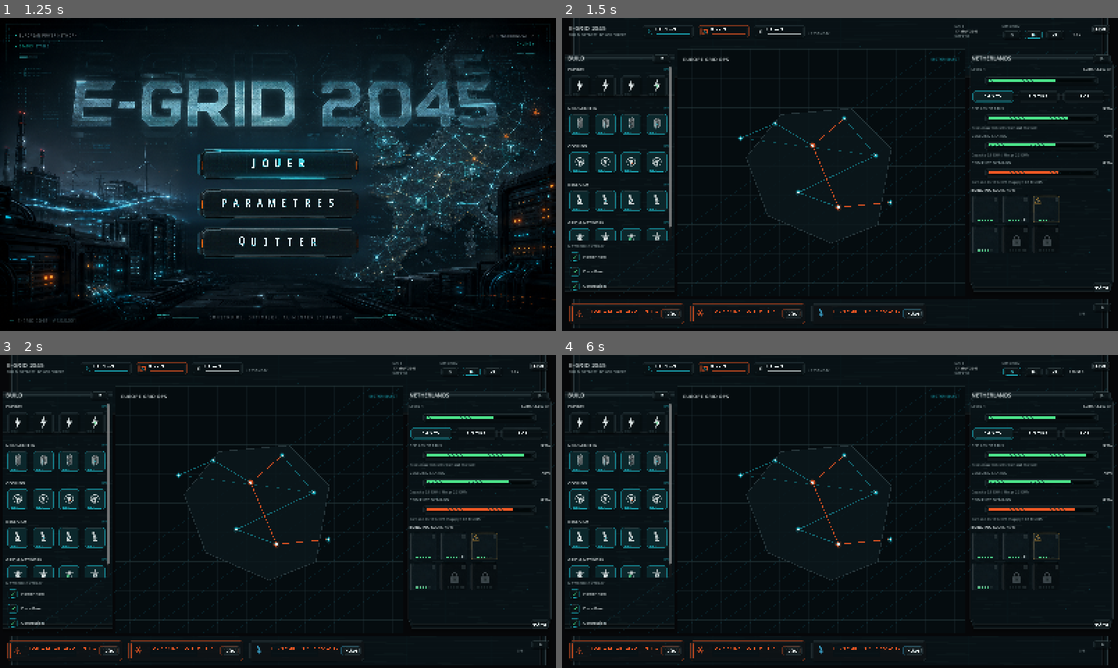
Above: before the commit, frames 1-4 (two rows, left to right).
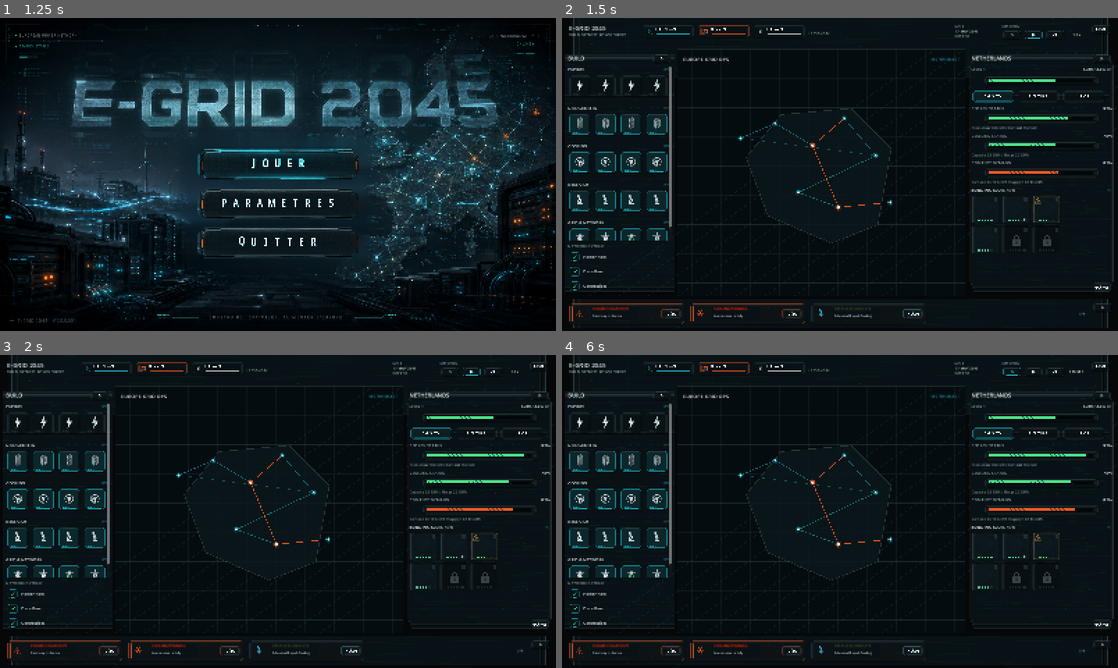
Above: after the commit, the same moments.

Repository: Exifs/Hackaton-Engie-E-Grid-2045
Game: Godot game, scene res://scenes/main_menu.tscn
Two runs of this game, one before a commit and one after it. Both use one fixed random seed, a clock stepped at 60 frames per second and the inputs below.
Inputs (mouse positions are in pixels of both pictures, inside the frame that each line leads up to):
- Up to frame 1 (1.25 s): tap Enter (menu_accept) at 0.5 s; move the mouse to (400, 158) at 0.52 s; hold Right (ui_right) from 0.53 s (still down); tap 2 (game_speed_fast) at 0.6 s; click (400, 158) at 0.67 s
- Up to frame 2 (1.5 s): release Right (ui_right) at 1.25 s; click (840, 165) at 1.25 s
- Up to frame 3 (2 s): no input
- Up to frame 4 (6 s): click (1034, 370) at 2 s; click (1034, 370) at 2.75 s; click (667, 367) at 3.5 s; click (723, 367) at 4.25 s; click (778, 367) at 5 s; click (1012, 370) at 5.75 s

Frame 1 is identical in both runs. In frame 2, 0.3% of the frame differs, in the area x 5-96%, y 3-96%; in frame 3, 0.3%; in frame 4, 0.3%.

Commit message:
Refine UI labels in game panels

Diff:
--- a/e-grid-2045/scenes/ui/game/e_grid_alert_item.tscn
+++ b/e-grid-2045/scenes/ui/game/e_grid_alert_item.tscn
@@ -1,8 +1,16 @@
-[gd_scene load_steps=4 format=3]
+[gd_scene load_steps=6 format=3]
 
 [ext_resource type="Script" path="res://scripts/ui/game/e_grid_alert_item.gd" id="1_alert_item"]
 [ext_resource type="PackedScene" path="res://scenes/ui/components/e_grid_alert_toast.tscn" id="2_alert_toast"]
 [ext_resource type="PackedScene" path="res://scenes/ui/components/e_grid_mini_button.tscn" id="3_mini_button"]
+
+[sub_resource type="LabelSettings" id="LabelSettings_title"]
+font_size = 10
+font_color = Color(0.933333, 0.345098, 0.141176, 1)
+
+[sub_resource type="LabelSettings" id="LabelSettings_body"]
+font_size = 9
+font_color = Color(0.878431, 0.909804, 0.909804, 0.86)
 
 [node name="EGridAlertItem" type="Control"]
 custom_minimum_size = Vector2(340, 68)
@@ -16,7 +24,35 @@
 anchor_bottom = 1.0
 grow_horizontal = 2
 grow_vertical = 2
-label_text = "ALERT / Alert details"
+label_text = ""
+
+[node name="TitleLabel" type="Label" parent="."]
+layout_mode = 1
+anchors_preset = -1
+anchor_right = 1.0
+offset_left = 72.0
+offset_top = 13.0
+offset_right = -88.0
+offset_bottom = 30.0
+grow_horizontal = 2
+text = "ALERT"
+label_settings = SubResource("LabelSettings_title")
+clip_text = true
+mouse_filter = 2
+
+[node name="BodyLabel" type="Label" parent="."]
+layout_mode = 1
+anchors_preset = -1
+anchor_right = 1.0
+offset_left = 72.0
+offset_top = 34.0
+offset_right = -88.0
+offset_bottom = 51.0
+grow_horizontal = 2
+text = "Alert details"
+label_settings = SubResource("LabelSettings_body")
+clip_text = true
+mouse_filter = 2
 
 [node name="ActionButton" parent="." instance=ExtResource("3_mini_button")]
 layout_mode = 1
--- a/e-grid-2045/scenes/ui/game/e_grid_build_palette.tscn
+++ b/e-grid-2045/scenes/ui/game/e_grid_build_palette.tscn
@@ -61,7 +61,7 @@
 
 [node name="CollapseButton" parent="ContentMargin/PaletteStack/HeaderRow" instance=ExtResource("3_mini_button")]
 layout_mode = 2
-label_text = "<<"
+label_text = "<"
 
 [node name="CategoriesScroll" type="ScrollContainer" parent="ContentMargin/PaletteStack"]
 layout_mode = 2
--- a/e-grid-2045/scripts/ui/game/e_grid_alert_bar.gd
+++ b/e-grid-2045/scripts/ui/game/e_grid_alert_bar.gd
@@ -77,6 +77,7 @@
 	var button := get_node_or_null(collapse_button_path) as BaseButton
 	if button != null:
 		_set_property_if_available(button, "label_text", "^" if collapsed else "V")
+		_set_property_if_available(button, "text", "")
 		button.tooltip_text = "Expand alerts" if collapsed else "Collapse alerts"
 
 
--- a/e-grid-2045/scripts/ui/game/e_grid_alert_item.gd
+++ b/e-grid-2045/scripts/ui/game/e_grid_alert_item.gd
@@ -41,21 +41,33 @@
 
 	var toast_button := get_node_or_null("ToastButton") as BaseButton
 	var action_button := get_node_or_null("ActionButton") as BaseButton
+	var title_label := get_node_or_null("TitleLabel") as Label
+	var body_label := get_node_or_null("BodyLabel") as Label
 	var composed_text := title_text if body_text.is_empty() else "%s / %s" % [title_text, body_text]
 
 	if toast_button != null:
 		toast_button.tooltip_text = composed_text
-		_set_property_if_available(toast_button, "label_text", composed_text)
+		_set_property_if_available(toast_button, "label_text", "")
 		_set_property_if_available(toast_button, "normal_state", alert_state)
 		_set_property_if_available(toast_button, "hover_state", alert_state)
 		_set_property_if_available(toast_button, "pressed_state", alert_state)
 		_set_property_if_available(toast_button, "selected_state", alert_state)
 		_set_property_if_available(toast_button, "semantic_state", "normal")
+		if _object_has_property(toast_button, "text"):
+			toast_button.set("text", "")
+
+	if title_label != null:
+		title_label.text = title_text
+		title_label.modulate = _title_color()
+
+	if body_label != null:
+		body_label.text = body_text
+		body_label.visible = not body_text.is_empty()
 
 	if action_button != null:
 		_set_property_if_available(action_button, "label_text", action_text)
 		if _object_has_property(action_button, "text"):
-			action_button.set("text", action_text)
+			action_button.set("text", "")
 		action_button.tooltip_text = action_name if not action_name.is_empty() else title_text
 
 
@@ -89,3 +101,15 @@
 			return true
 
 	return false
+
+
+func _title_color() -> Color:
+	match alert_state:
+		"research_success":
+			return Color("#42b9e6")
+		"market_info":
+			return Color("#89999c")
+		"critical":
+			return Color("#cf3a30")
+		_:
+			return Color("#ee5824")
--- a/e-grid-2045/scripts/ui/game/e_grid_build_palette.gd
+++ b/e-grid-2045/scripts/ui/game/e_grid_build_palette.gd
@@ -64,7 +64,8 @@
 
 	var button := get_node_or_null(collapse_button_path) as BaseButton
 	if button != null:
-		_set_property_if_available(button, "label_text", ">>" if collapsed else "<<")
+		_set_property_if_available(button, "label_text", ">" if collapsed else "<")
+		_set_property_if_available(button, "text", "")
 		button.tooltip_text = "Expand build palette" if collapsed else "Collapse build palette"
 
 
--- a/e-grid-2045/scripts/ui/game/e_grid_game_top_bar.gd
+++ b/e-grid-2045/scripts/ui/game/e_grid_game_top_bar.gd
@@ -128,10 +128,12 @@
 	if node == null:
 		return
 
-	if _object_has_property(node, "text"):
+	if _object_has_property(node, "label_text"):
+		node.set("label_text", value)
+		if node is BaseButton and _object_has_property(node, "text"):
+			node.set("text", "")
+	elif _object_has_property(node, "text"):
 		node.set("text", value)
-	elif _object_has_property(node, "label_text"):
-		node.set("label_text", value)
 
 
 func _set_chip(path: NodePath, value: String, state_name: String) -> void:
@@ -154,7 +156,7 @@
 
 	_set_property_if_available(button, "label_text", value)
 	if _object_has_property(button, "text"):
-		button.set("text", value)
+		button.set("text", "")
 	if button.toggle_mode:
 		button.button_pressed = active
 
--- a/e-grid-2045/scripts/ui/game/e_grid_region_panel.gd
+++ b/e-grid-2045/scripts/ui/game/e_grid_region_panel.gd
@@ -197,6 +197,7 @@
 	var button := get_node_or_null(collapse_button_path) as BaseButton
 	if button != null:
 		_set_property_if_available(button, "label_text", "<" if collapsed else ">")
+		_set_property_if_available(button, "text", "")
 		button.tooltip_text = "Expand region inspector" if collapsed else "Collapse region inspector"
 
 
